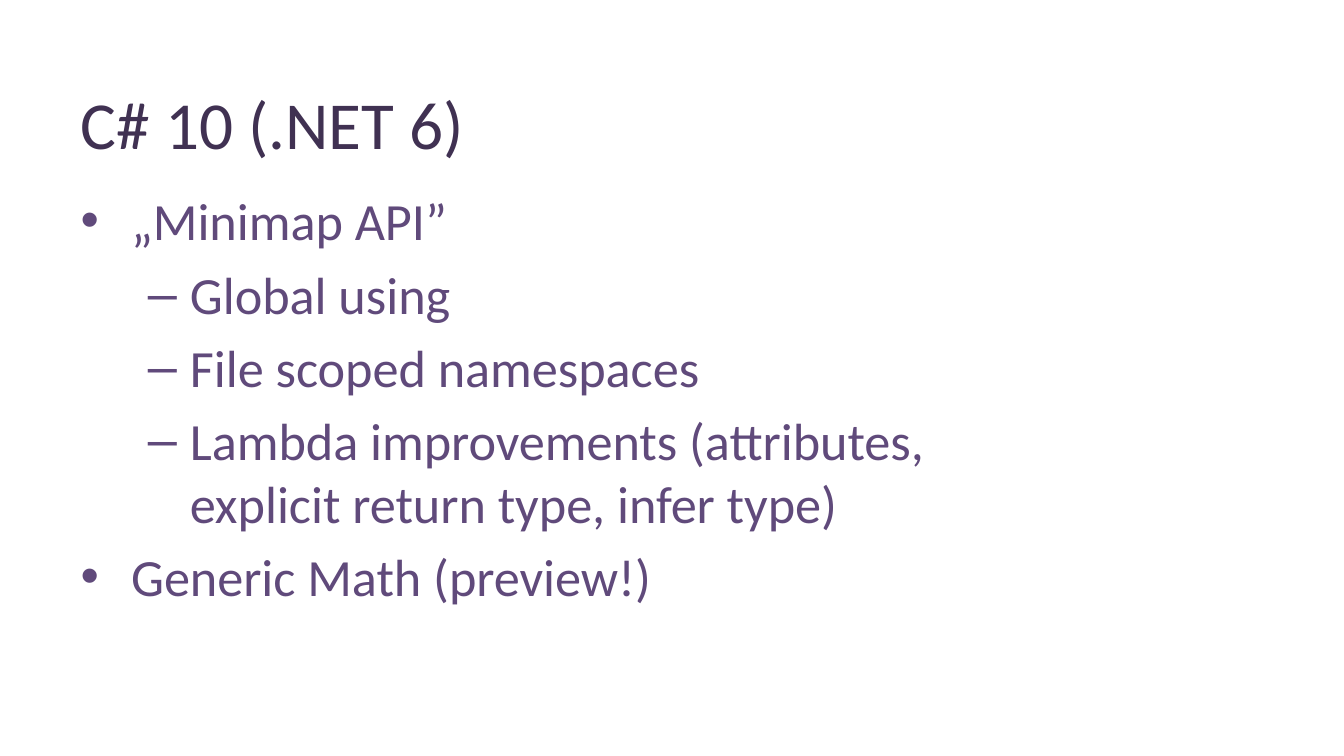
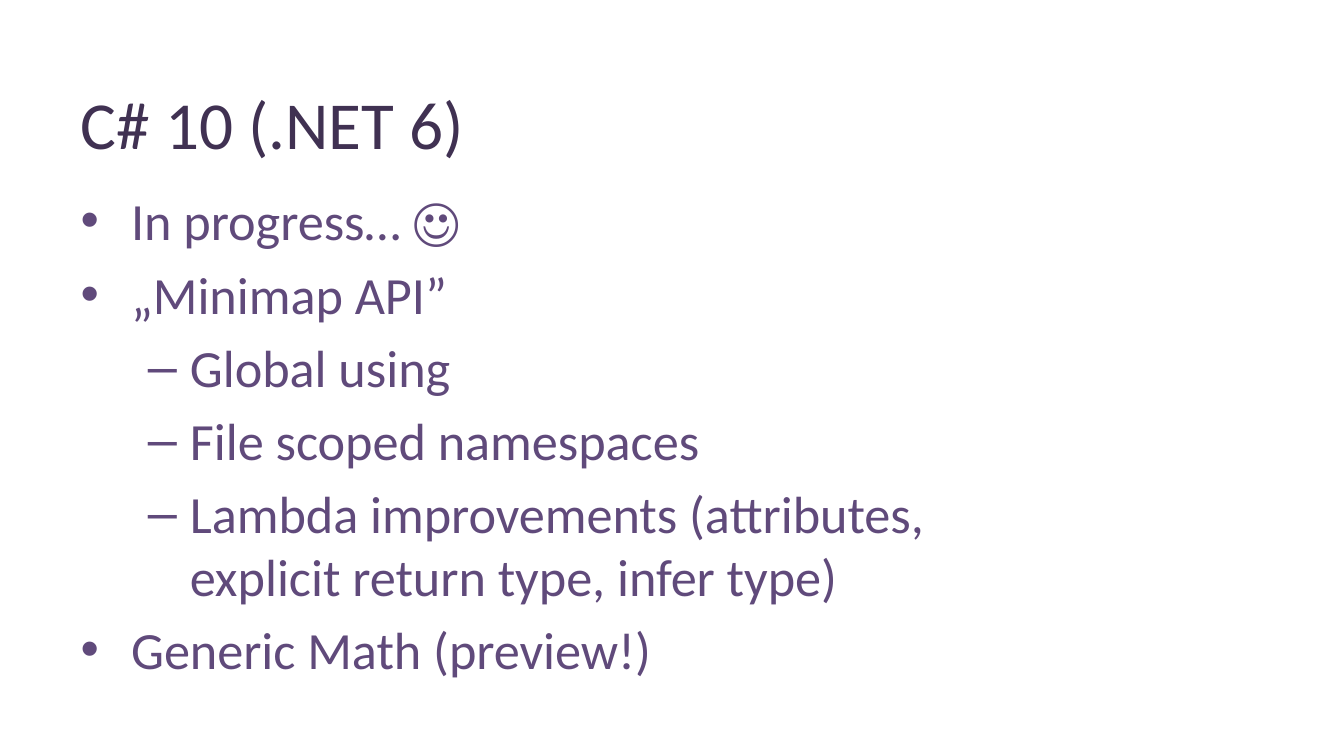
Before and after one commit to wozni/CSharpQuoVadis, a slide deck: slide 18 of docs/C# Quo vadis v2.pptx. Drawn at 1344x756 pixels with LibreOffice and Linux fonts; fonts in the diff are those of the drawing; background and template pictures are left out. Boxes give left, top, right and bottom in pixels: in the first picture for what was removed or moved away, otherwise in the second. Text is boxed around its words. In the diff, an @@ line names an element or a change of style, - is before the commit and + after.

```diff
--- a/docs/C# Quo vadis v2.pptx
+++ b/docs/C# Quo vadis v2.pptx
@@ text at [131, 206, 400, 249]: paragraph added @@
+• In progress… ☺
```
Also in this commit, not shown: 3 other slides changed, 3 slides added, 5 slides removed, 5 other files.
